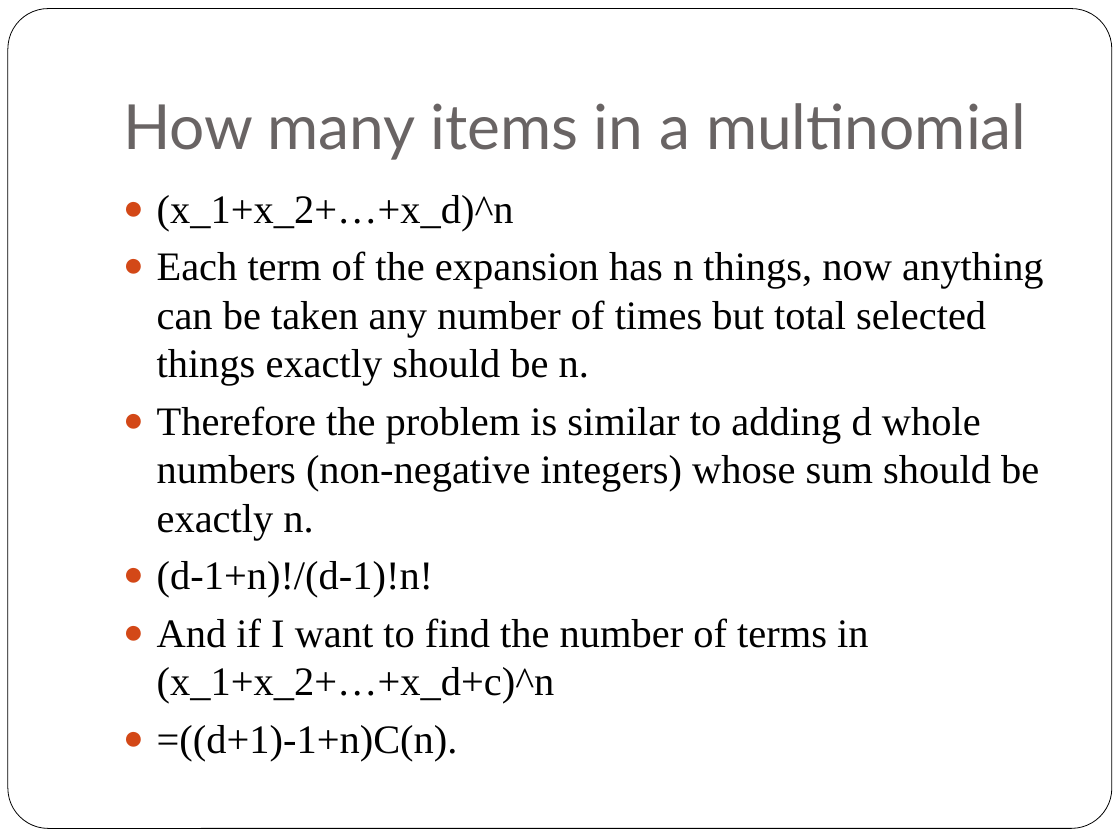
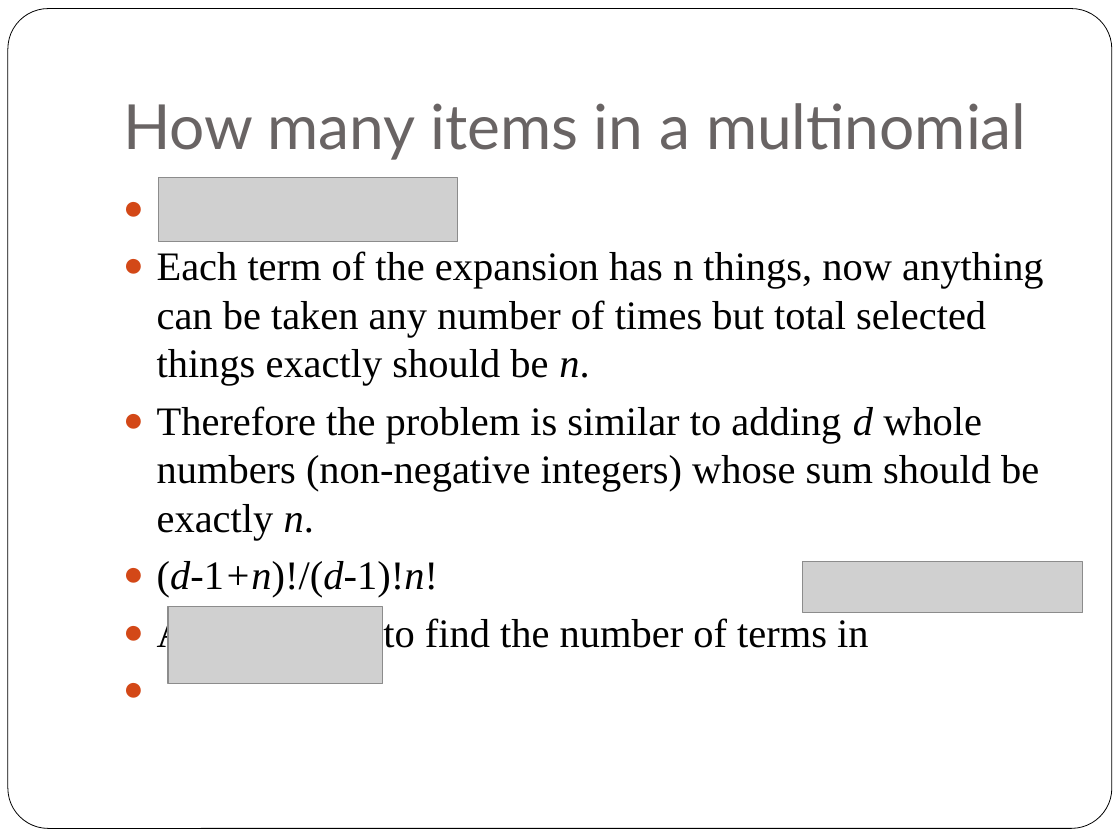
Before and after one commit to navkapil/matlab, a slide deck: slide 20 of Kernel methods.pptx. Drawn at 1120x840 pixels with LibreOffice and Linux fonts; fonts in the diff are those of the drawing; grey boxes stand for pictures. Boxes give left, top, right and bottom in pixels: in the first picture for what was removed or moved away, otherwise in the second. Text is boxed around its words. In the diff, an @@ line names an element or a change of style, - is before the commit and + after.

```diff
--- a/Kernel methods.pptx
+++ b/Kernel methods.pptx
@@ picture added at [159, 177, 458, 242] @@
@@ text at [157, 195, 514, 231]: paragraph removed @@
-● (x_1+x_2+…+x_d)^n
@@ text at [157, 251, 1044, 598]: italic on in "n.", "d n.", "(d-1+n)!/(d-1)!n!" @@
@@ picture added at [803, 562, 1083, 614] @@
@@ text at [157, 615, 868, 655]: text changed @@
-● And if I want to find the number of terms in (x_1+x_2+…+x_d+c)^n
-● =((d+1)-1+n)C(n).
+● And if I want to find the number of terms in
@@ picture added at [168, 607, 383, 684] @@
```
Also in this commit, not shown: 3 other slides changed, 6 slides added, 2 slides removed.
